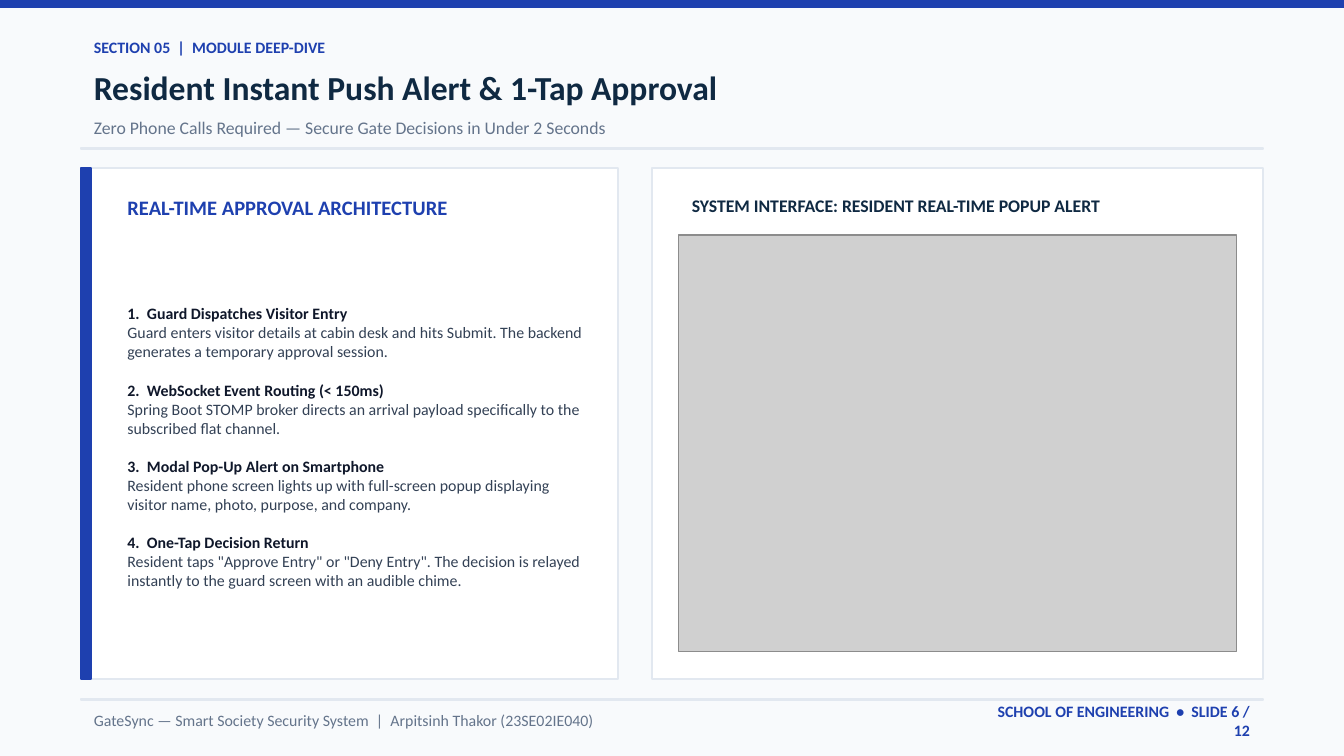
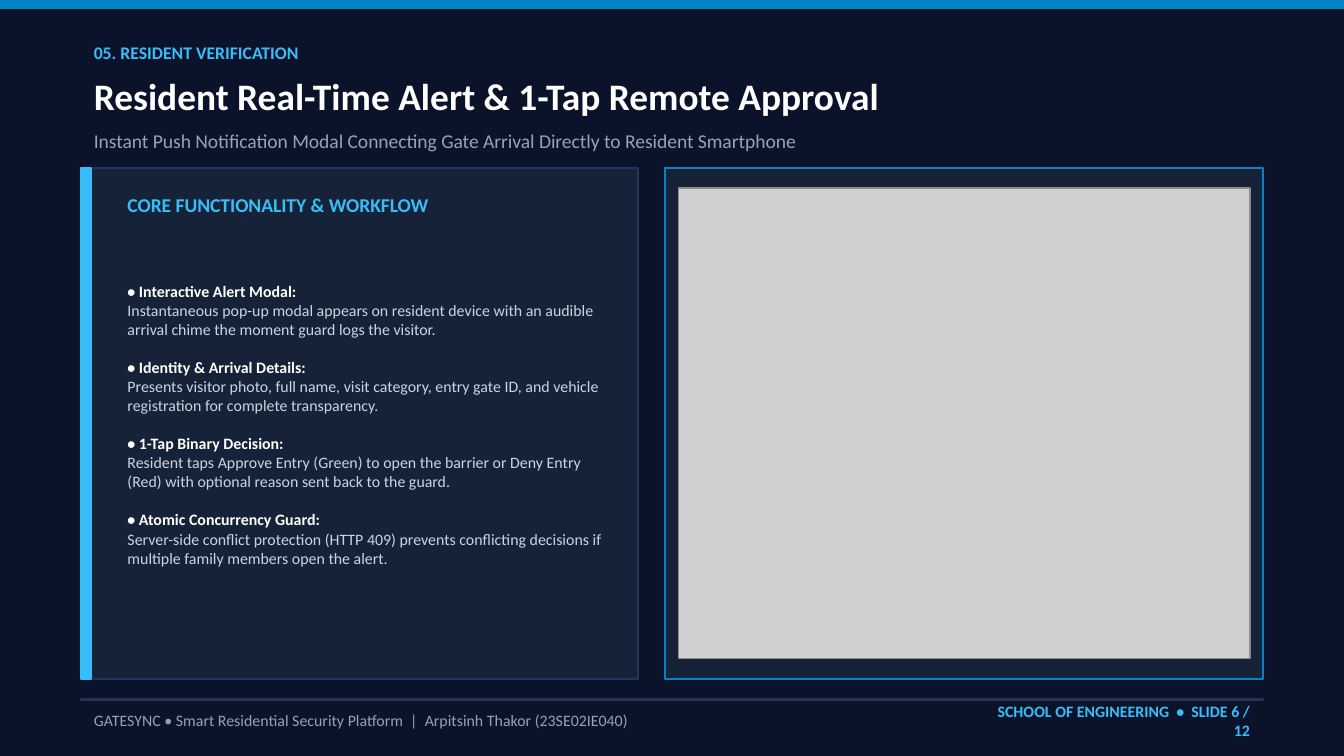
Before and after one commit to arpitthakor28/sms1, a slide deck: slide 6 of GateSync_Project_Presentation.pptx. Drawn at 1344x756 pixels with LibreOffice and Linux fonts; fonts in the diff are those of the drawing; grey boxes stand for pictures. Boxes give left, top, right and bottom in pixels: in the first picture for what was removed or moved away, otherwise in the second. Text is boxed around its words. In the diff, an @@ line names an element or a change of style, - is before the commit and + after.

Commit message:
Update presentation: restore second PPT context with Final Year Project, AY 2026-2027, School of Engineering, and Full Stack Dev - Java

```diff
--- a/GateSync_Project_Presentation.pptx
+++ b/GateSync_Project_Presentation.pptx
@@ background #F8FAFC to #0B132B @@
@@ rectangle at <box>0,0,1344,8</box>: fill #1E40AF to #0284C7; outline #1E40AF 1 pt to #0284C7 1 pt @@
@@ text at <box>94,47,298,59</box>: text changed; size 8.5 to 9.5 pt; text colour #1E40AF to #38BDF8 @@
-SECTION 05 | MODULE DEEP-DIVE
+05. RESIDENT VERIFICATION
@@ text at <box>94,83,878,116</box>: text changed; size 18 to 20 pt; text colour #0F2942 to #FFFFFF @@
-Resident Instant Push Alert & 1-Tap Approval
+Resident Real-Time Alert & 1-Tap Remote Approval
@@ rectangle removed at <box>81,148,1263,149</box> @@
@@ text at <box>94,134,796,152</box>: text changed; size 9.5 to 10.5 pt; text colour #64748B to #94A3B8 @@
-Zero Phone Calls Required — Secure Gate Decisions in Under 2 Seconds
+Instant Push Notification Modal Connecting Gate Arrival Directly to Resident Smartphone
@@ rectangle at <box>81,168,91,679</box>: fill #1E40AF to #38BDF8; outline #1E40AF 1 pt to #38BDF8 1 pt @@
@@ rectangle: place and size @@
-rectangle at <box>81,168,618,679</box>
+rectangle at <box>81,168,638,679</box>
@@ rectangle at <box>81,168,638,679</box>: fill #FFFFFF to #162238; outline #E2E8F0 1 pt to #243656 1 pt @@
@@ rectangle: place and size @@
-rectangle at <box>652,168,1263,679</box>
+rectangle at <box>665,168,1263,679</box>
@@ rectangle at <box>665,168,1263,679</box>: fill #FFFFFF to #162238; outline #E2E8F0 1 pt to #0284C7 1 pt @@
@@ text removed at <box>127,201,447,215</box> @@
-REAL-TIME APPROVAL ARCHITECTURE
@@ text added at <box>127,199,429,212</box>, 10.5 pt, text #38BDF8, bold @@
+CORE FUNCTIONALITY & WORKFLOW
@@ picture: place and size @@
-picture at <box>679,235,1236,652</box>
+picture at <box>679,188,1250,659</box>
@@ text removed at <box>692,200,1099,212</box> @@
-SYSTEM INTERFACE: RESIDENT REAL-TIME POPUP ALERT
@@ text at <box>127,286,601,567</box>: text changed; text colour #334155 to #CBD5E1 @@
-1. Guard Dispatches Visitor Entry
-Guard enters visitor details at cabin desk and hits Submit. The backend generates a temporary approval session.
-2. WebSocket Event Routing (< 150ms)
-Spring Boot STOMP broker directs an arrival payload specifically to the subscribed flat channel.
-3. Modal Pop-Up Alert on Smartphone
-Resident phone screen lights up with full-screen popup displaying visitor name, photo, purpose, and company.
-4. One-Tap Decision Return
-Resident taps "Approve Entry" or "Deny Entry". The decision is relayed instantly to the guard screen with an audible chime.
+• Interactive Alert Modal:
+Instantaneous pop-up modal appears on resident device with an audible arrival chime the moment guard logs the visitor.
+• Identity & Arrival Details:
+Presents visitor photo, full name, visit category, entry gate ID, and vehicle registration for complete transparency.
+• 1-Tap Binary Decision:
+Resident taps Approve Entry (Green) to open the barrier or Deny Entry (Red) with optional reason sent back to the guard.
+• Atomic Concurrency Guard:
+Server-side conflict protection (HTTP 409) prevents conflicting decisions if multiple family members open the alert.
@@ rectangle at <box>81,699,1263,700</box>: fill #E2E8F0 to #243656; outline #E2E8F0 1 pt to #243656 1 pt @@
@@ text at <box>94,715,628,729</box>: text changed; text colour #64748B to #94A3B8 @@
-GateSync — Smart Society Security System | Arpitsinh Thakor (23SE02IE040)
+GATESYNC • Smart Residential Security Platform | Arpitsinh Thakor (23SE02IE040)
@@ text "SCHOOL OF ENGINEERING • SLIDE ..." at <box>998,706,1250,736</box>: text colour #1E40AF to #38BDF8 @@
```
Also in this commit, not shown: 3 other slides changed, 8 slides added, 8 slides removed, 7 other files.
